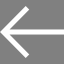
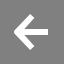
Layers edited between the first and the second w=64, h=64 image:
renamed "Shape 2" to "Play Hover copy 3", painted on it over [0, 6, 64, 58]
